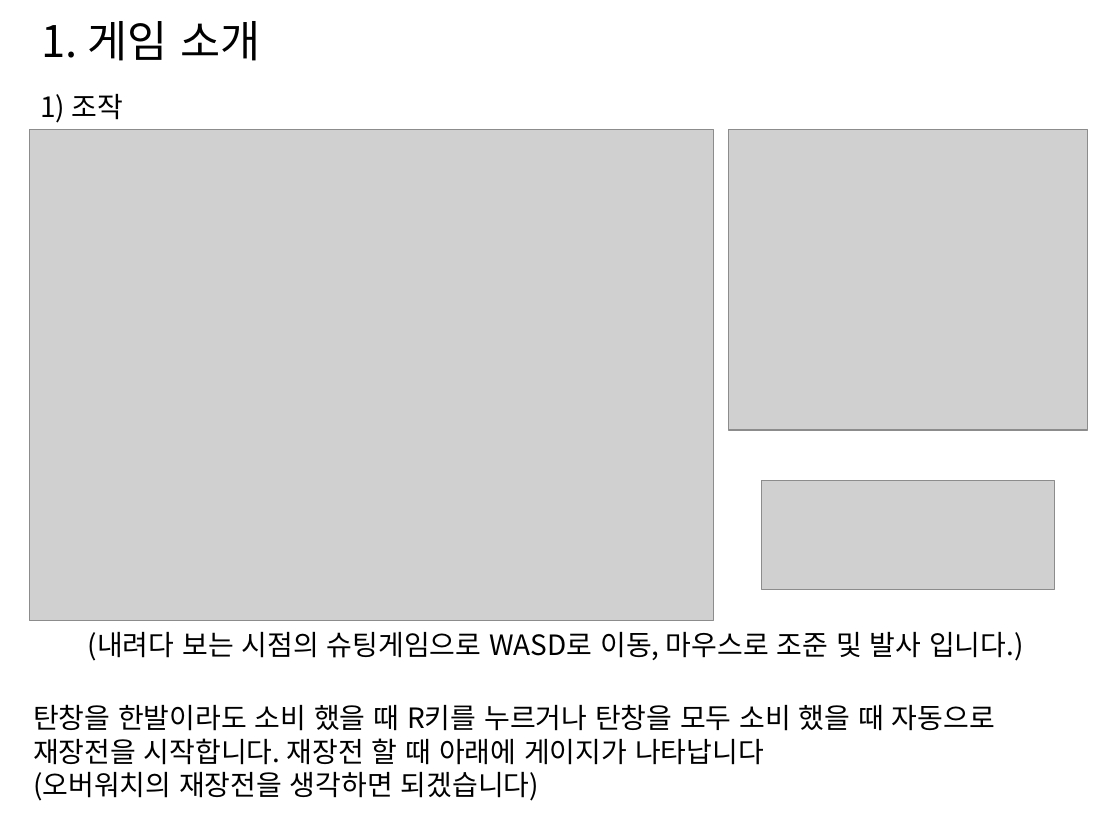
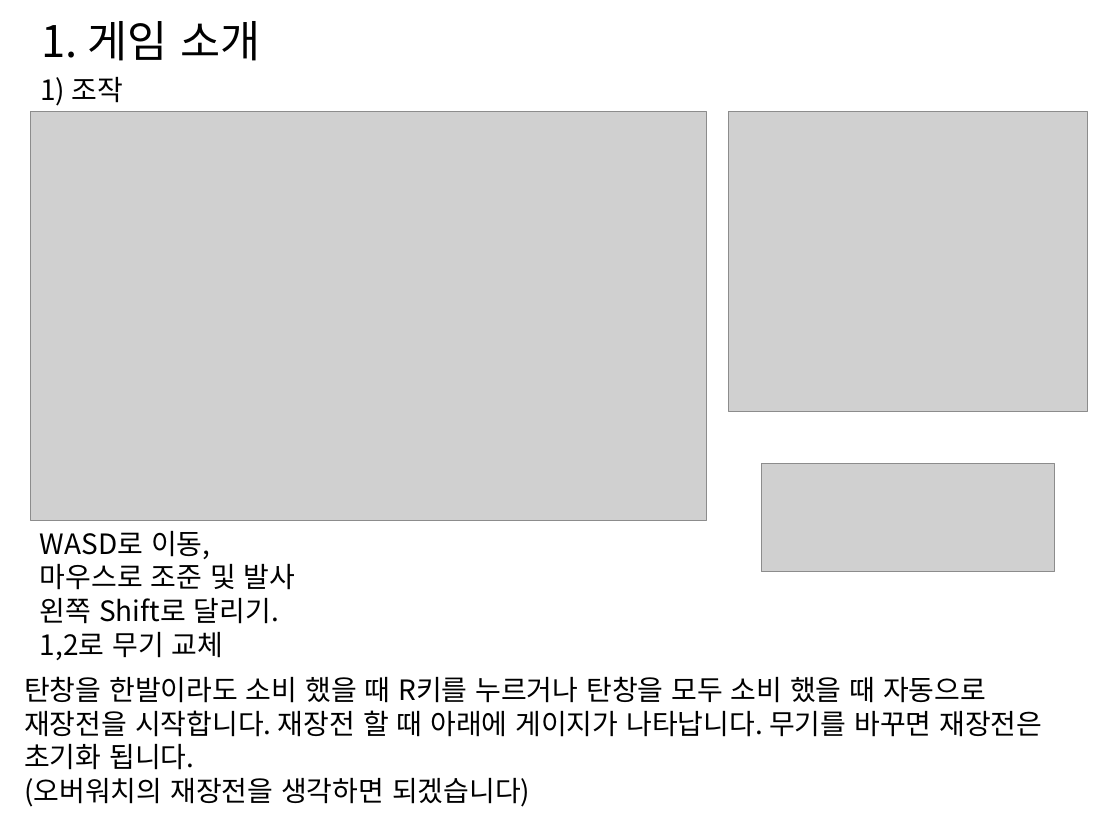
Before and after one commit to hehza90/-Unreal-TDShooting, a slide deck: slide 2 of [UE4] TDShooting.pptx. Drawn at 1120x840 pixels with LibreOffice and Linux fonts; fonts in the diff are those of the drawing; grey boxes stand for pictures. Boxes give left, top, right and bottom in pixels: in the first picture for what was removed or moved away, otherwise in the second. Text is boxed around its words. In the diff, an @@ line names an element or a change of style, - is before the commit and + after.

```diff
--- a/[UE4] TDShooting.pptx
+++ b/[UE4] TDShooting.pptx
@@ text "1) 조작": place and size @@
-text "1) 조작" at (40,94,124,123)
+text "1) 조작" at (40,77,124,106)
@@ picture: place and size @@
-picture at (29,130,713,622)
+picture at (31,112,707,521)
@@ picture: place and size @@
-picture at (729,130,1088,430)
+picture at (729,111,1088,411)
@@ picture: place and size @@
-picture at (762,480,1055,589)
+picture at (762,464,1055,572)
@@ text at (40,531,296,660): text changed @@
-(내려다 보는 시점의 슈팅게임으로 WASD로 이동, 마우스로 조준 및 발사 입니다.)
+WASD로 이동,
+마우스로 조준 및 발사
+왼쪽 Shift로 달리기.
+1,2로 무기 교체
@@ text "탄창을 한발이라도 소비 했을 때 ...": place and size @@
-text "탄창을 한발이라도 소비 했을 때 ..." at (33,704,995,801)
+text "탄창을 한발이라도 소비 했을 때 ..." at (24,676,1042,807)
@@ text at (24,676,1042,770): text changed @@
-탄창을 한발이라도 소비 했을 때 R키를 누르거나 탄창을 모두 소비 했을 때 자동으로 재장전을 시작합니다. 재장전 할 때 아래에 게이지가 나타납니다
+탄창을 한발이라도 소비 했을 때 R키를 누르거나 탄창을 모두 소비 했을 때 자동으로 재장전을 시작합니다. 재장전 할 때 아래에 게이지가 나타납니다. 무기를 바꾸면 재장전은 초기화 됩니다.
```
Also in this commit, not shown: 4 other slides changed, 1 slide added, 2 other files.
